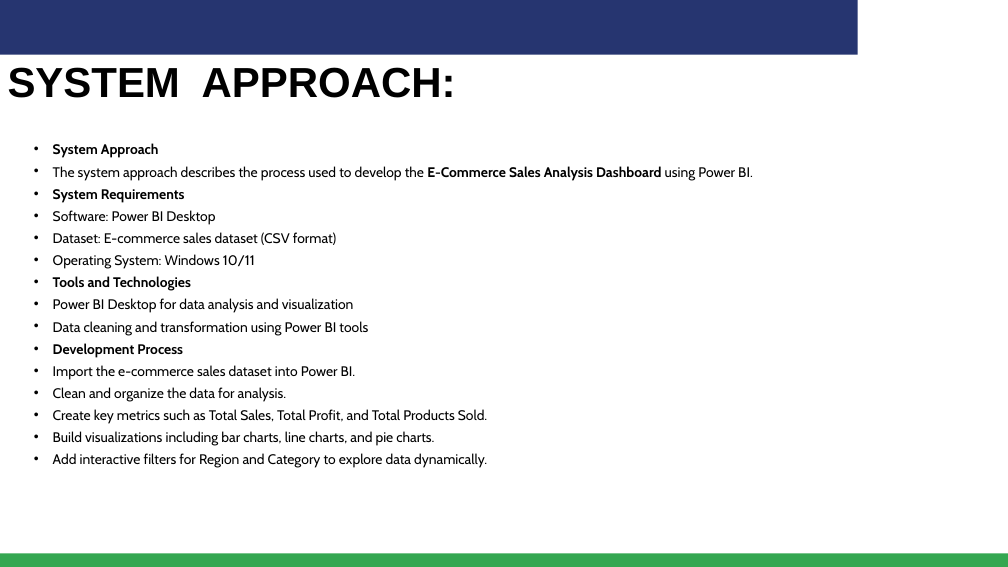
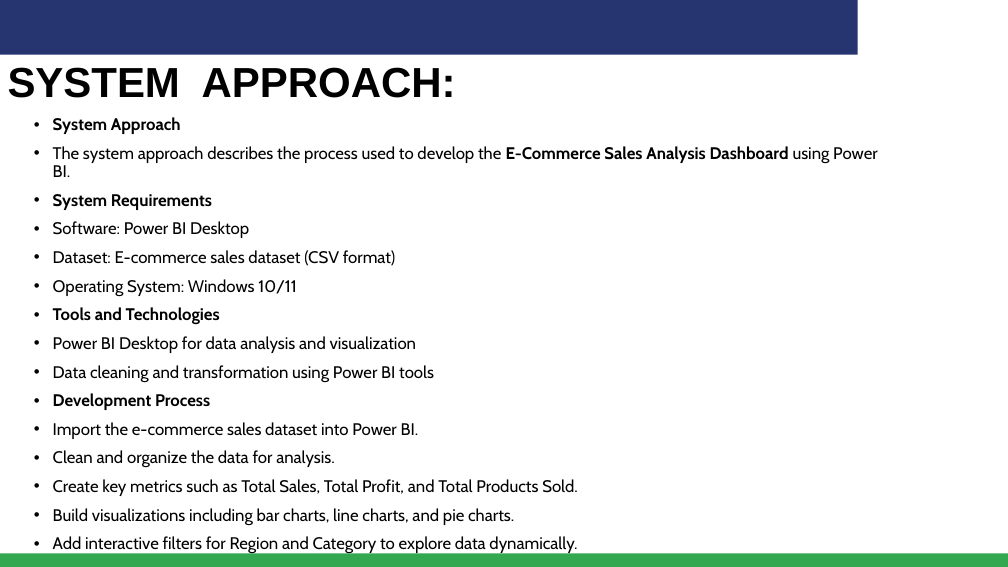
Before and after one commit to Karthik6-cpu/powerbi-ecommerce-dashboard, a slide deck: slide 5 of MS Elevate AICTE Internship - Project template - Feb 2026.pptx. Drawn at 1008x567 pixels with LibreOffice and Linux fonts; fonts in the diff are those of the drawing; background and template pictures are left out. Boxes give left, top, right and bottom in pixels: in the first picture for what was removed or moved away, otherwise in the second. Text is boxed around its words. In the diff, an @@ line names an element or a change of style, - is before the commit and + after.

```diff
--- a/MS Elevate AICTE Internship - Project template - Feb 2026.pptx
+++ b/MS Elevate AICTE Internship - Project template - Feb 2026.pptx
@@ text "System Approach": place and size @@
-text "System Approach" at [53, 143, 753, 468]
+text "System Approach" at [53, 117, 878, 554]
@@ text "System Approach" at [53, 117, 878, 554]: size 13.2 to 16 pt; line spacing 0.7 to 0.9 @@
```
Also in this commit, not shown: 5 other slides changed, 1 slide added.
